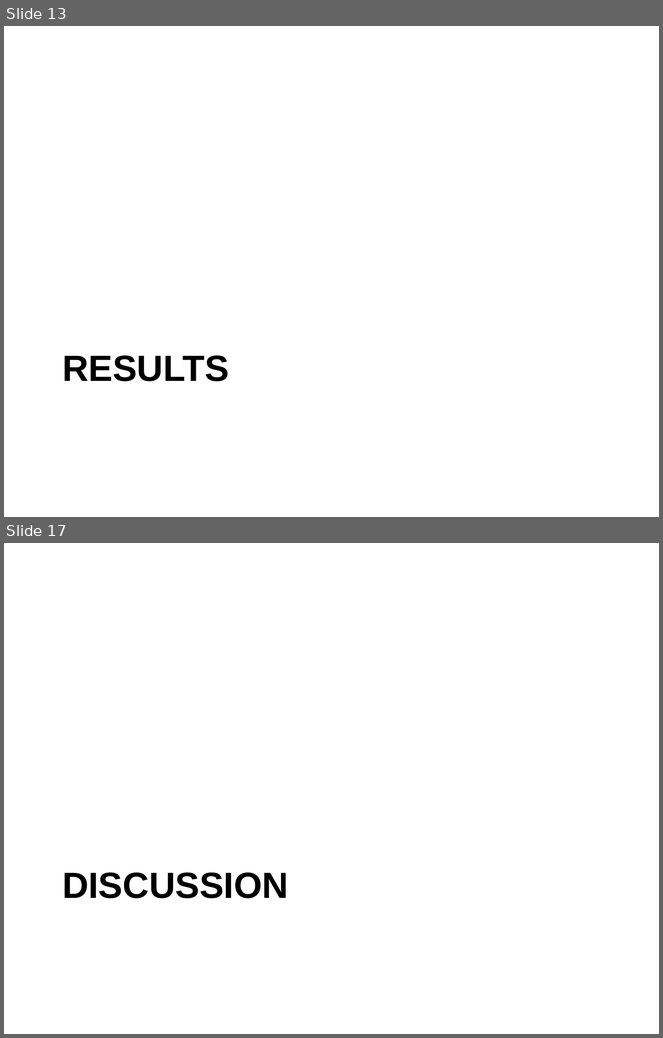
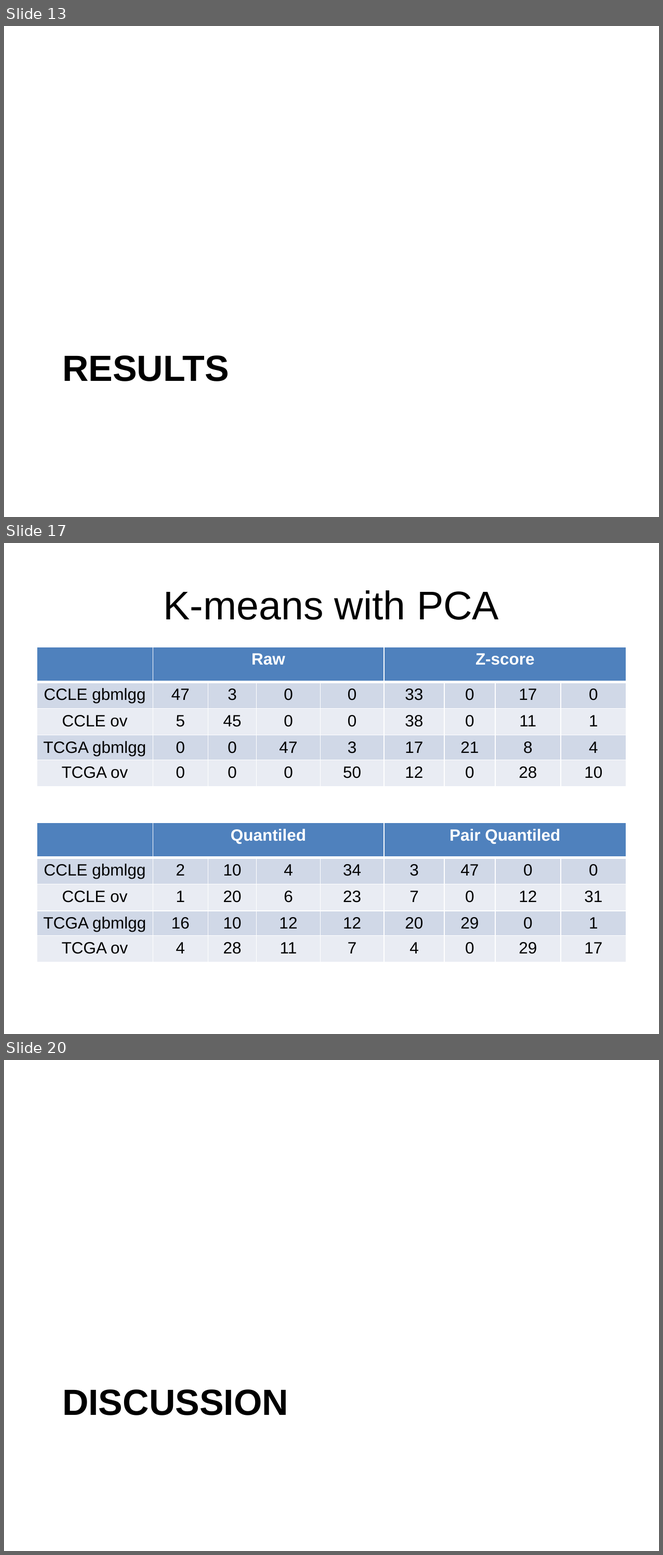
Before and after one commit to eotles/CS838, a slide deck: ProjectPresentation.pptx. Shown one above the other, each under a label of ours: slides 13 and 17 before the commit, slides 13, 17 and 20 after it; the slides between them are not shown. The pictures are 663x1038 and 663x1555 pixels, drawn with LibreOffice and Linux fonts; fonts in the diff are those of the drawing. Boxes give left, top, right and bottom in pixels: in the first picture for what was removed or moved away, otherwise in the second. Text is boxed around its words. In the diff, an @@ line names an element or a change of style, - is before the commit and + after.

```diff
--- a/ProjectPresentation.pptx
+++ b/ProjectPresentation.pptx
@@ slide 17 added at <box>4,543,659,1034</box>, background #FFFFFF @@
@@ title added at <box>164,590,499,620</box>, 44 pt, text #000000 @@
+K-means with PCA
@@ table added at <box>37,647,626,788</box>, 5 rows, 9 columns @@
+ | Raw |  |  |  | Z-score |  |  | 
+CCLE gbmlgg | 47 | 3 | 0 | 0 | 33 | 0 | 17 | 0
+CCLE ov | 5 | 45 | 0 | 0 | 38 | 0 | 11 | 1
+TCGA gbmlgg | 0 | 0 | 47 | 3 | 17 | 21 | 8 | 4
+TCGA ov | 0 | 0 | 0 | 50 | 12 | 0 | 28 | 10
@@ table added at <box>37,823,626,964</box>, 5 rows, 9 columns @@
+ | Quantiled |  |  |  | Pair Quantiled |  |  | 
+CCLE gbmlgg | 2 | 10 | 4 | 34 | 3 | 47 | 0 | 0
+CCLE ov | 1 | 20 | 6 | 23 | 7 | 0 | 12 | 31
+TCGA gbmlgg | 16 | 10 | 12 | 12 | 20 | 29 | 0 | 1
+TCGA ov | 4 | 28 | 11 | 7 | 4 | 0 | 29 | 17
@@ what was slide 17 is now slide 20 @@
```
Also in this commit, not shown: 4 slides changed, 8 other slides added, 6 slides removed.
